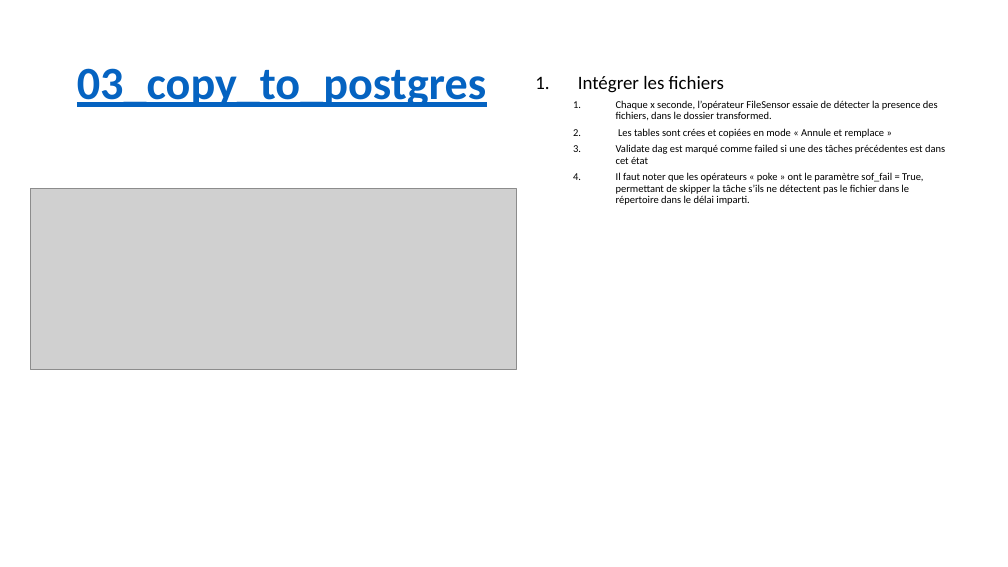
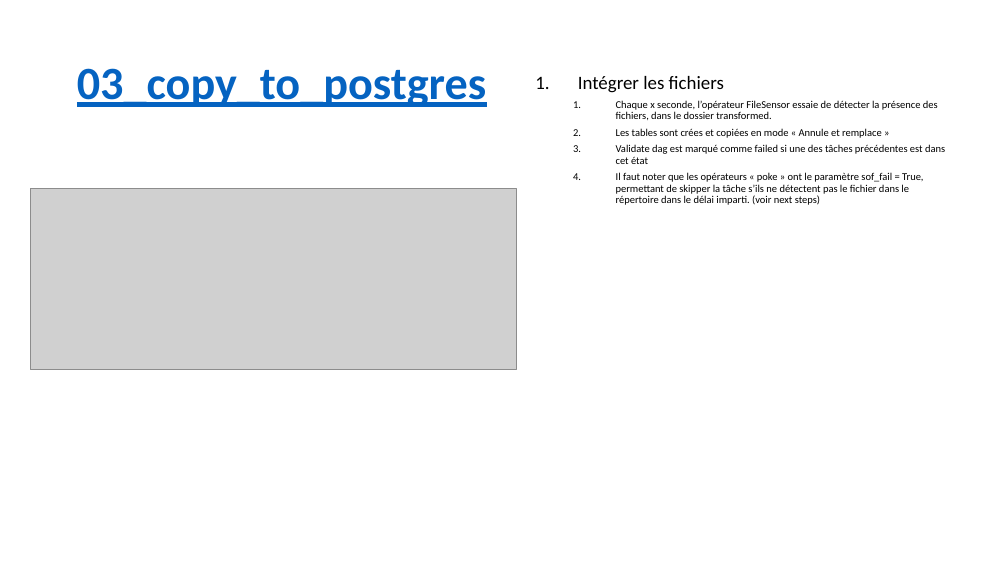
Before and after one commit to antoinersw/doctolib_test_case_pipeline, a slide deck: slide 9 of CAS PRATIQUE.pptx. Drawn at 1008x567 pixels with LibreOffice and Linux fonts; fonts in the diff are those of the drawing; grey boxes stand for pictures. Boxes give left, top, right and bottom in pixels: in the first picture for what was removed or moved away, otherwise in the second. Text is boxed around its words. In the diff, an @@ line names an element or a change of style, - is before the commit and + after.

Commit message:
improve ppt

```diff
--- a/CAS PRATIQUE.pptx
+++ b/CAS PRATIQUE.pptx
@@ text at (x1=616, y1=100, x2=938, y2=120): text changed @@
-  1. Chaque x seconde, l’opérateur FileSensor essaie de détecter la presence des fichiers, dans le dossier transformed.
+  1. Chaque x seconde, l’opérateur FileSensor essaie de détecter la présence des fichiers, dans le dossier transformed.
@@ text at (x1=616, y1=172, x2=923, y2=205): text changed @@
-  4. Il faut noter que les opérateurs « poke » ont le paramètre sof_fail = True, permettant de skipper la tâche s’ils ne détectent pas le fichier dans le répertoire dans le délai imparti.
+  4. Il faut noter que les opérateurs « poke » ont le paramètre sof_fail = True, permettant de skipper la tâche s’ils ne détectent pas le fichier dans le répertoire dans le délai imparti. (voir next steps)
```
Also in this commit, not shown: 8 other slides changed, 1 other file.
